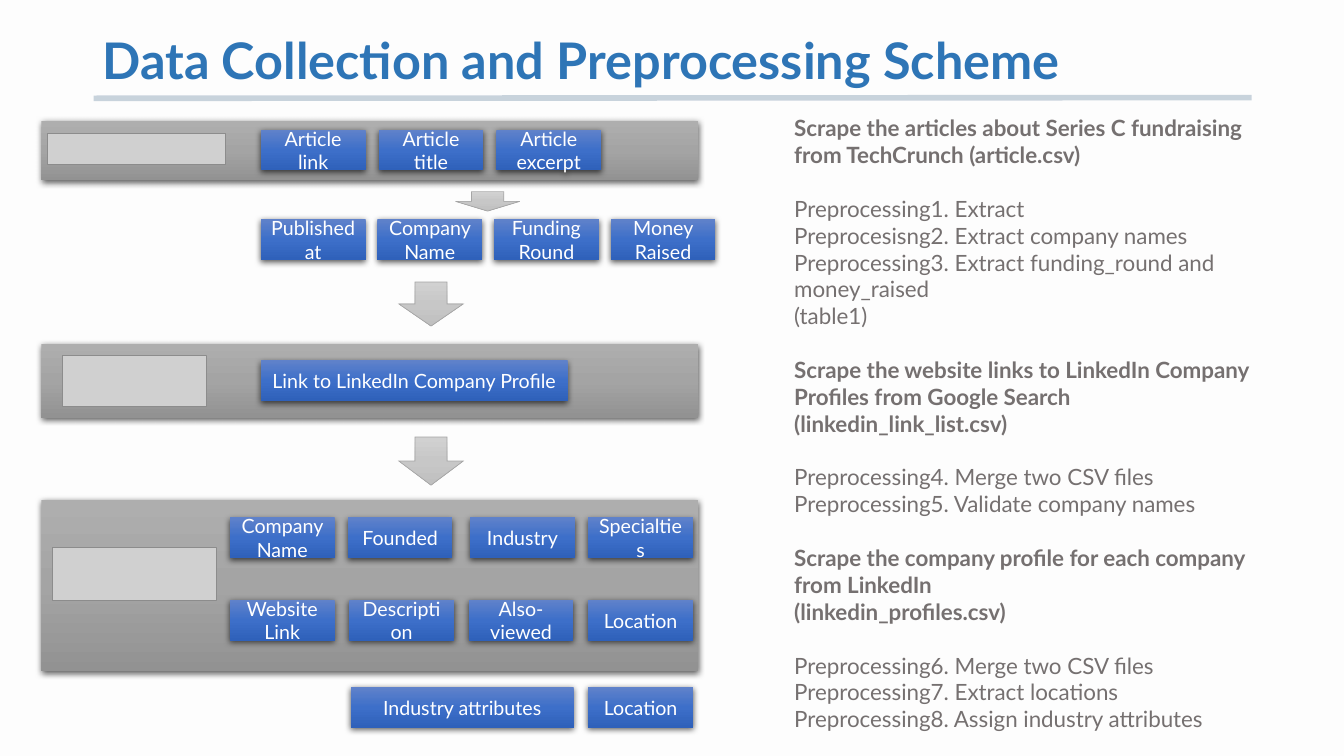
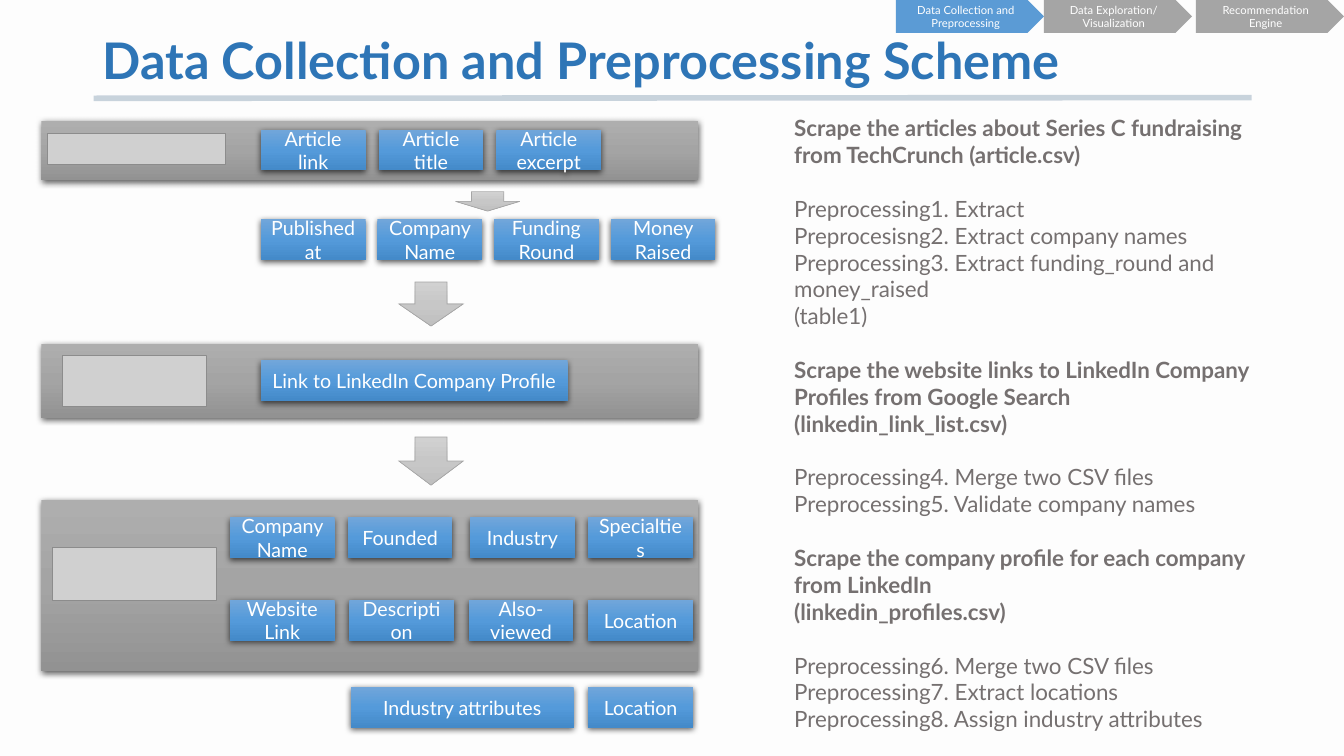
Before and after one commit to K-AlfredIwasaki/job_hunting_made_easy, a slide deck: slide 5 of startup_db_recommendation.pptx (slide 6 before the commit). Drawn at 1344x756 pixels with LibreOffice and Linux fonts; fonts in the diff are those of the drawing; grey boxes stand for pictures. Boxes give left, top, right and bottom in pixels: in the first picture for what was removed or moved away, otherwise in the second. Text is boxed around its words. In the diff, an @@ line names an element or a change of style, - is before the commit and + after.

```diff
--- a/startup_db_recommendation.pptx
+++ b/startup_db_recommendation.pptx
@@ pentagon arrow added at bbox=[896, 0, 1045, 33], fill #5B9BD5, 8 pt, text #FFFFFF @@
+Data Collection and Preprocessing
@@ pentagon arrow added at bbox=[1045, 0, 1193, 33], fill #A5A5A5, 8 pt, text #FFFFFF @@
+Data Exploration/ Visualization
@@ pentagon arrow added at bbox=[1196, 0, 1344, 33], fill #A5A5A5, 8 pt, text #FFFFFF @@
+Recommendation Engine
@@ fill gradient #6183CB to #3E70CA to #3062BB to gradient #71A6DB to #559BDB to #448ACA in 18 elements at bbox=[379, 130, 484, 170], bbox=[261, 130, 366, 170], bbox=[497, 130, 602, 170], bbox=[377, 219, 482, 259], bbox=[494, 219, 599, 259], bbox=[611, 219, 716, 259], bbox=[261, 219, 366, 259], bbox=[261, 360, 568, 400], bbox=[230, 517, 335, 558], bbox=[348, 517, 453, 558], bbox=[470, 517, 575, 558], bbox=[589, 517, 694, 558], bbox=[230, 600, 335, 640], bbox=[350, 600, 455, 640], bbox=[469, 600, 574, 640], bbox=[589, 600, 694, 640], bbox=[351, 688, 574, 728], bbox=[589, 688, 694, 728] @@
```
Also in this commit, not shown: 10 other slides changed, 4 slides added, 7 slides removed.
